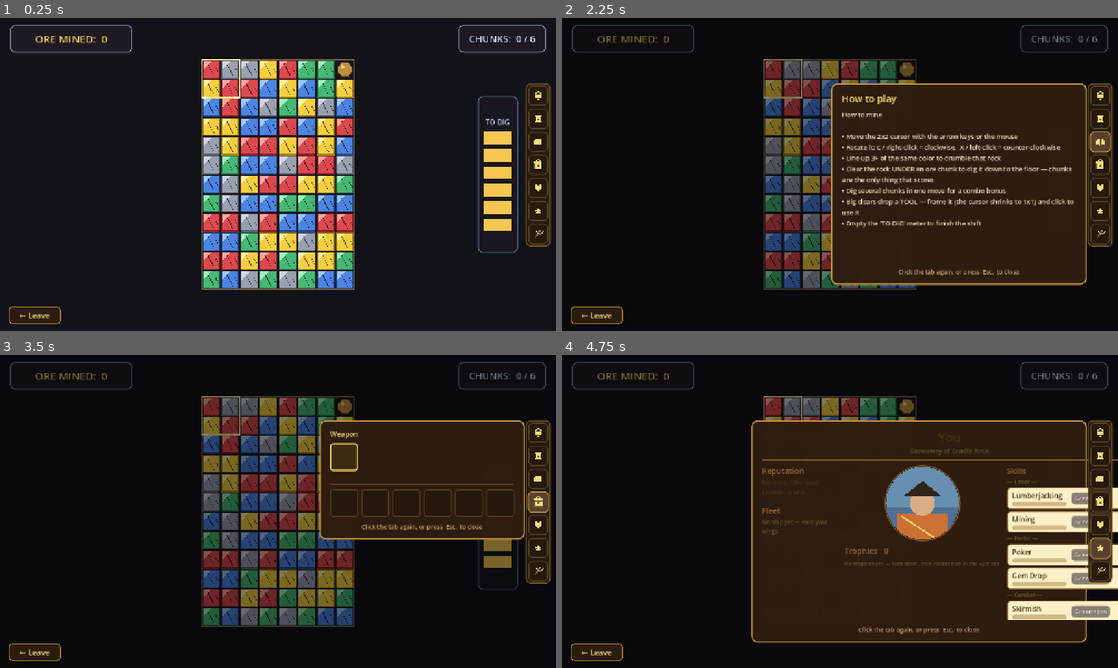
Above: before the commit, frames 1-4 (two rows, left to right).
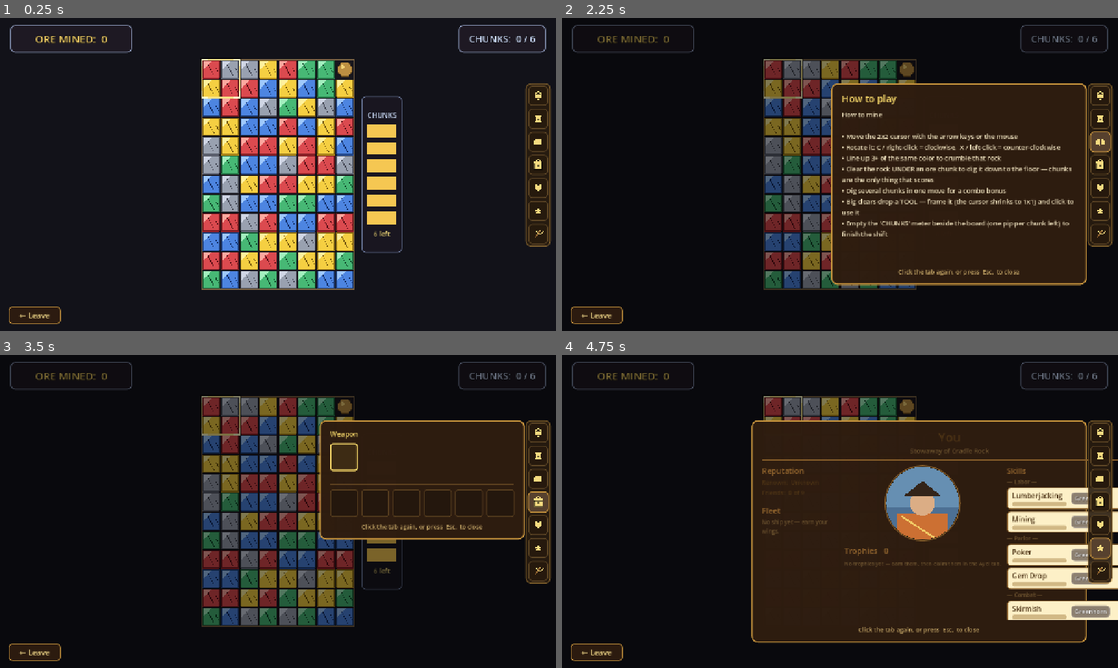
Above: after the commit, the same moments.

Repository: TairoyZone/shivaliva-shanty
Game: Godot game, scene res://puzzles/mining/mining.tscn
Same seed, same stepped clock (60 frames per second), same inputs: the game is played once before the commit and once after it. This scene is started directly instead of the project's main scene.
Inputs (mouse positions are in pixels of both pictures, inside the frame that each line leads up to):
- Up to frame 1 (0.25 s): no input
- Up to frame 2 (2.25 s): click "0" at 0.5 s; click (1101, 118) at 1.27 s; click (1101, 143) at 2.02 s
- Up to frame 3 (3.5 s): click (539, 502) at 2.77 s
- Up to frame 4 (4.75 s): click (1101, 524) at 3.52 s; click (1101, 549) at 4.27 s

The runs differ from the first frame. In frame 1, 3.4% of the frame differs, in the area x 65-94%, y 24-76%; in frame 2, 0.4%; in frame 3, 0.9%; in frame 4, less than 0.1%.

Commit message:
fix(mining): move the chunk meter beside the board + clarify what it shows
Troy: the 'TO DIG' meter should sit next to the board, and it was unclear. Now anchored right beside the
board (board right edge 816, +16 gap), retitled 'CHUNKS', with a plain 'N left' count under the pips — so it
reads unmistakably as 'ore chunks still to dig out', emptying one pip per chunk. Help text updated to match.

Co-Authored-By: Claude Opus 4.8 (1M context) <noreply@anthropic.com>

Diff:
--- a/puzzles/mining/mining.gd
+++ b/puzzles/mining/mining.gd
@@ -36,6 +36,7 @@
 var _ore_committed : bool = false
 ## Ore the backpack couldn't hold when the haul was committed (bag full).
 var _overflow_lost : int = 0
+var _meter_count : Label = null
 
 
 func _ready() -> void:
@@ -48,7 +49,7 @@
 		+ "• Clear the rock UNDER an ore chunk to dig it down to the floor — chunks are the only thing that scores\n"
 		+ "• Dig several chunks in one move for a combo bonus\n"
 		+ "• Big clears drop a TOOL — frame it (the cursor shrinks to 1x1) and click to use it\n"
-		+ "• Empty the 'TO DIG' meter to finish the shift")
+		+ "• Empty the 'CHUNKS' meter beside the board (one pip per chunk left) to finish the shift")
 	_board.ore_changed.connect(_on_ore_changed)
 	_board.progress_changed.connect(_on_progress_changed)
 	_board.combo_landed.connect(_on_combo_landed)
@@ -82,6 +83,8 @@
 		var pip : ColorRect = _pips[i]
 		pip.color = (Color(0.96, 0.78, 0.32, 1.0) if lit
 			else Color(0.22, 0.20, 0.16, 1.0))
+	if _meter_count != null:
+		_meter_count.text = "%d left" % remaining
 
 
 # --- Progress meter (the "banana column" reskin) ---------------------
@@ -90,15 +93,18 @@
 
 	var panel : PanelContainer = PanelContainer.new()
 	panel.add_theme_stylebox_override("panel", _meter_style())
-	panel.anchor_left = 1.0
-	panel.anchor_right = 1.0
+	# Sit the meter RIGHT BESIDE the board so it reads as the board's own goal tracker (the Board node is at
+	# x=464 and is COLS*CELL = 352 wide → its right edge is 816; +16 gap). Was floating at the screen edge,
+	# unclear + overlapping the panel rail.
+	panel.anchor_left = 0.0
+	panel.anchor_right = 0.0
 	panel.anchor_top = 0.5
 	panel.anchor_bottom = 0.5
-	panel.offset_left = -180.0   # shifted left to clear the right-edge UserPanel (Sunshine Widget) rail
-	panel.offset_right = -88.0
+	panel.offset_left = 832.0
+	panel.offset_right = 924.0
 	panel.offset_top = -180.0
 	panel.offset_bottom = 180.0
-	panel.grow_horizontal = Control.GROW_DIRECTION_BEGIN
+	panel.grow_horizontal = Control.GROW_DIRECTION_END
 	panel.grow_vertical = Control.GROW_DIRECTION_BOTH
 	panel.mouse_filter = Control.MOUSE_FILTER_IGNORE
 	_ui.add_child(panel)
@@ -108,7 +114,7 @@
 	vbox.mouse_filter = Control.MOUSE_FILTER_IGNORE
 	panel.add_child(vbox)
 	var title : Label = Label.new()
-	title.text = "TO DIG"
+	title.text = "CHUNKS"
 	title.add_theme_font_size_override("font_size", 16)
 	title.add_theme_color_override("font_color", Color(0.82, 0.88, 1.0, 1.0))
 	title.add_theme_color_override("font_outline_color", Color(0, 0, 0, 0.85))
@@ -124,6 +130,16 @@
 		pip.mouse_filter = Control.MOUSE_FILTER_IGNORE
 		vbox.add_child(pip)
 		_pips.append(pip)
+	# A plain count under the pips so the meter is unmistakable: how many ore chunks are still left to dig out.
+	_meter_count = Label.new()
+	_meter_count.text = "%d left" % target
+	_meter_count.add_theme_font_size_override("font_size", 15)
+	_meter_count.add_theme_color_override("font_color", Color(0.96, 0.86, 0.5, 1.0))
+	_meter_count.add_theme_color_override("font_outline_color", Color(0, 0, 0, 0.85))
+	_meter_count.add_theme_constant_override("outline_size", 3)
+	_meter_count.horizontal_alignment = HORIZONTAL_ALIGNMENT_CENTER
+	_meter_count.mouse_filter = Control.MOUSE_FILTER_IGNORE
+	vbox.add_child(_meter_count)
 
 
 func _meter_style() -> StyleBoxFlat:
